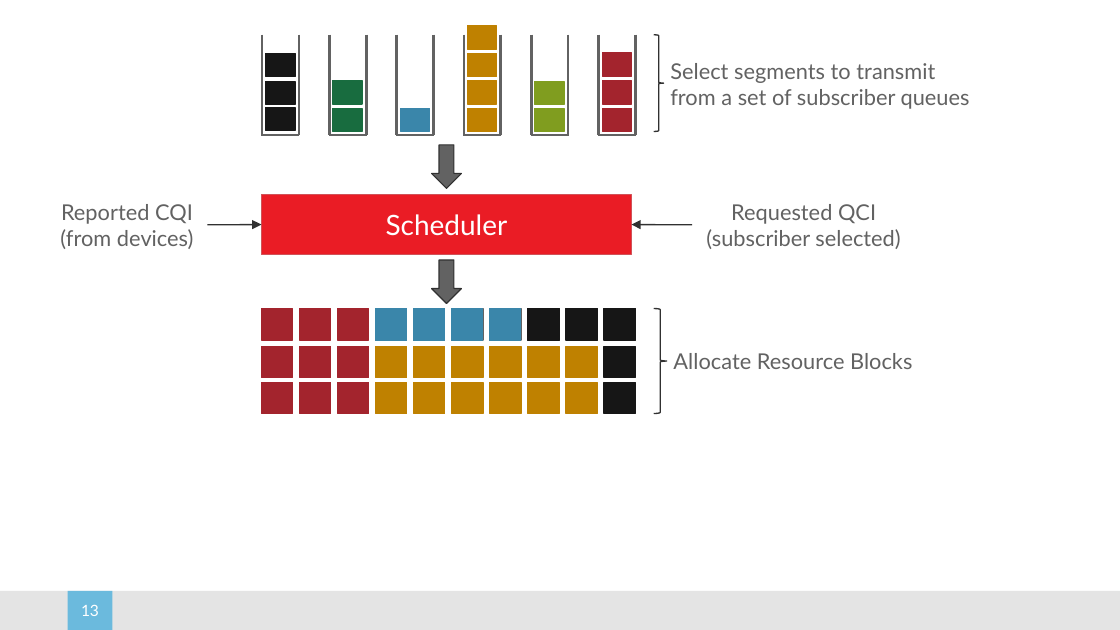
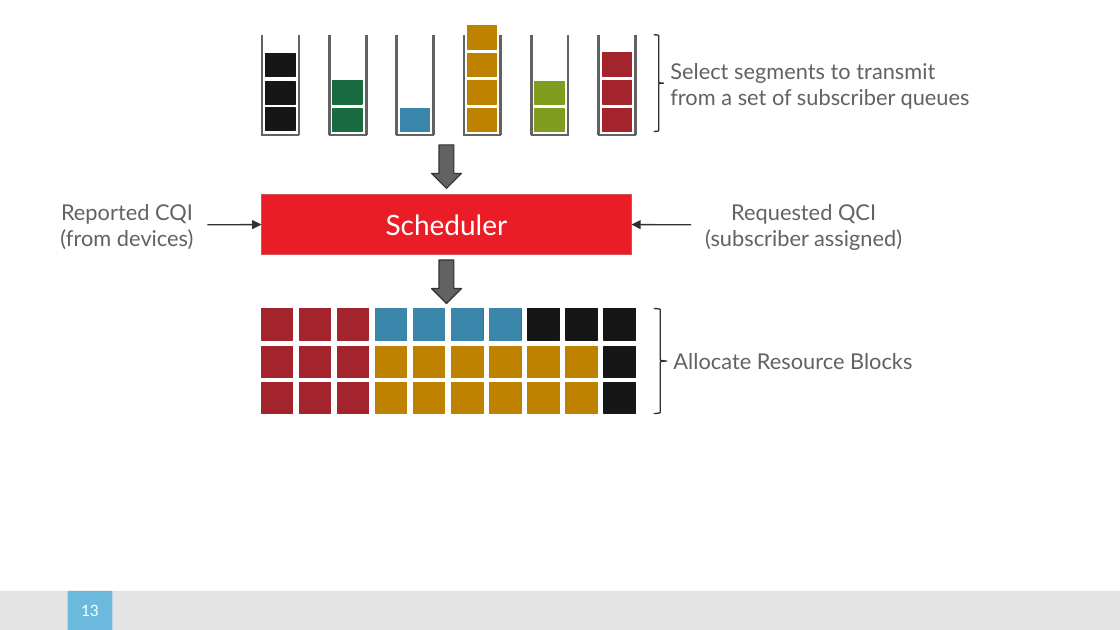
Before and after one commit to SystemsApproach/5G, a slide deck: slide 13 of figures.pptx. Drawn at 1120x630 pixels with LibreOffice and Linux fonts; fonts in the diff are those of the drawing; background and template pictures are left out. Boxes give left, top, right and bottom in pixels: in the first picture for what was removed or moved away, otherwise in the second. Text is boxed around its words. In the diff, an @@ line names an element or a change of style, - is before the commit and + after.

```diff
--- a/figures.pptx
+++ b/figures.pptx
@@ text at (705,229,902,250): text changed @@
-(subscriber selected)
+(subscriber assigned)
```
Also in this commit, not shown: 1 other slide changed, 1 slide added, 3 other files.
